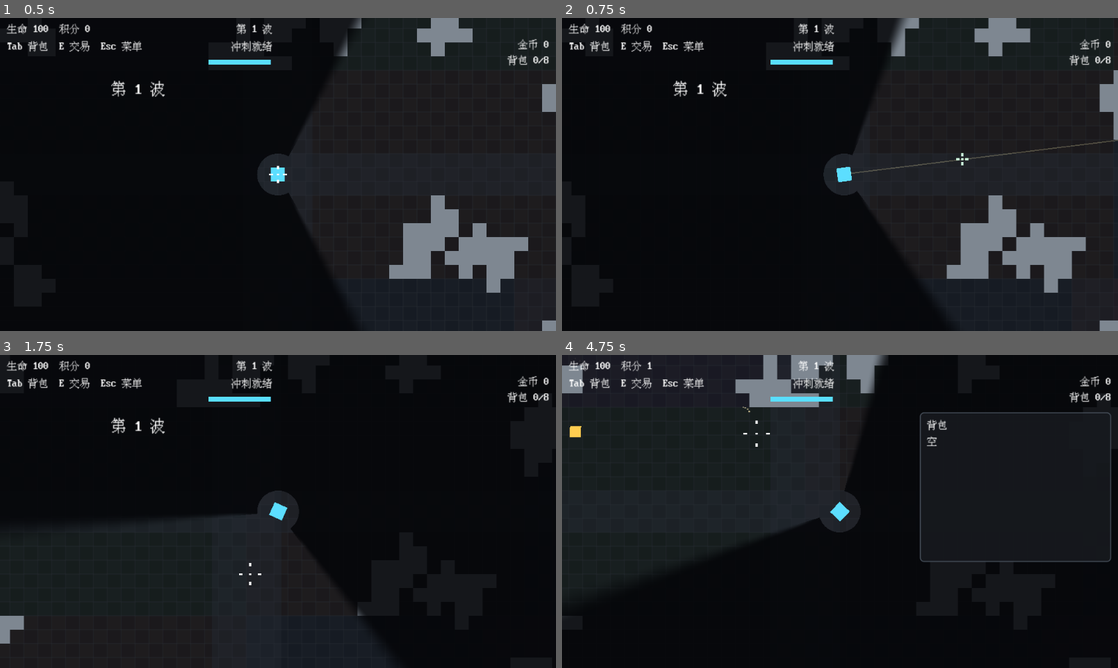
Above: before the commit, frames 1-4 (two rows, left to right).
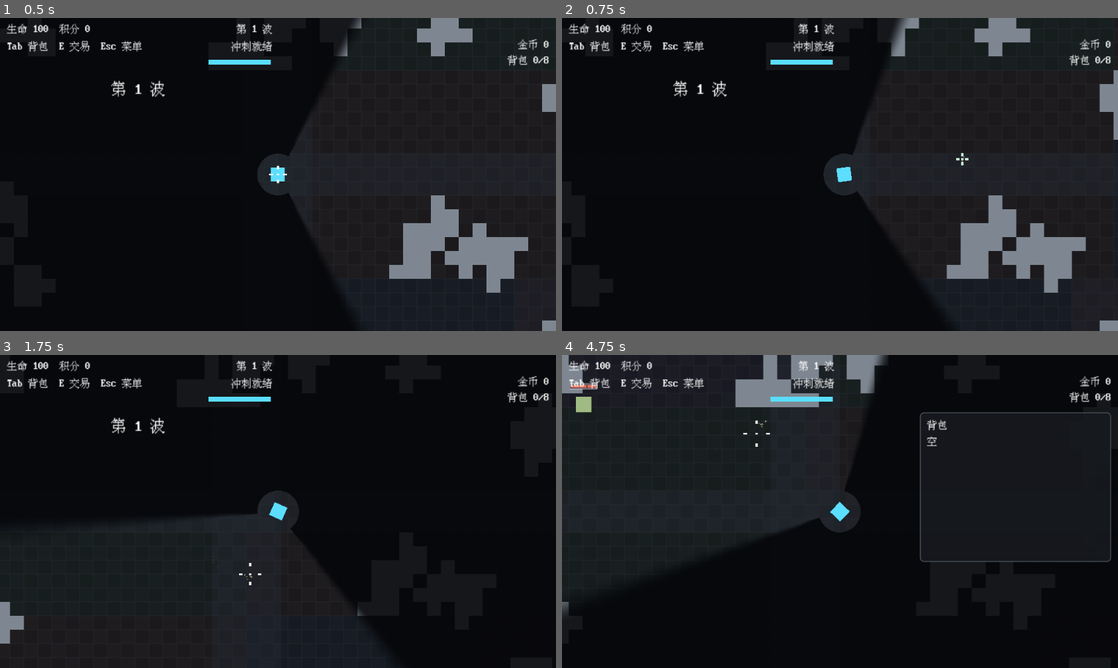
Above: after the commit, the same moments.

Repository: xunx-ii/Simple
Game: Godot game, scene res://scenes/main.tscn
The game is run twice, just before and just after one commit, with the same random seed, the same clock (stepped at 60 frames per second) and the same inputs.
Inputs (mouse positions are in pixels of both pictures, inside the frame that each line leads up to):
- Up to frame 1 (0.5 s): no input
- Up to frame 2 (0.75 s): tap Enter at 0.5 s; move the mouse to (962, 158) at 0.52 s; hold D (move_right) from 0.53 s (still down); hold Right mouse button (aim) from 0.53 s (still down); click (962, 158) at 0.67 s
- Up to frame 3 (1.75 s): release D (move_right) at 1.25 s; release Right mouse button (aim) at 1.25 s; drag from (166, 527) to (250, 574) at 1.27 s
- Up to frame 4 (4.75 s): move the mouse to (895, 442) at 2.02 s; hold D (move_right) 2.03-2.75 s; hold Right mouse button (aim) 2.03-2.75 s; tap Shift (dash) at 2.1 s; click (895, 442) at 2.17 s; drag from (812, 574) to (673, 464) at 2.77 s; move the mouse to (1006, 558) at 3.52 s; hold A (move_left) 3.53-4.25 s; hold Space (shoot) 3.53-4.25 s; click (1006, 558) at 3.67 s; right-click (1006, 558) at 3.8 s; tap Tab (inventory) at 4.15 s; drag from (673, 464) to (756, 433) at 4.27 s

Frame 1 is identical in both runs. In frame 2, 0.2% of the frame differs, in the area x 51-100%, y 38-50%; in frame 3, less than 0.1%; in frame 4, 0.6%, in the area x 0-37%, y 0-84%.

Commit message:
优化武器攻击流程与子弹行为

Diff:
--- a/scripts/actors/bullet.gd
+++ b/scripts/actors/bullet.gd
@@ -8,6 +8,7 @@
 const DEFAULT_COLLISION_MASK := 10
 const DEFAULT_COLOR := Color(1.0, 0.894118, 0.345098, 0.95)
 const DEFAULT_VISUAL_SPEED := 7200.0
+const DEFAULT_IMPACT_RADIUS := 10.0
 
 var direction: Vector2 = Vector2.RIGHT
 var max_range: float = DEFAULT_RANGE
@@ -25,6 +26,9 @@
 var can_hit_player: bool = false
 var can_hit_enemies: bool = true
 var can_hit_covers: bool = true
+var use_target_area_damage: bool = false
+var impact_radius: float = DEFAULT_IMPACT_RADIUS
+var target_position: Vector2 = Vector2.ZERO
 
 @onready var trail: Line2D = $Trail
 
@@ -68,12 +72,19 @@
     can_hit_player = config.get("can_hit_player", false)
     can_hit_enemies = config.get("can_hit_enemies", true)
     can_hit_covers = config.get("can_hit_covers", true)
+    use_target_area_damage = config.get("use_target_area_damage", false)
+    impact_radius = config.get("impact_radius", DEFAULT_IMPACT_RADIUS)
+    target_position = config.get("target_position", global_position + direction * max_range)
 
     if is_node_ready():
         _apply_visuals()
         _fire_hitscan()
 
 func _fire_hitscan() -> void:
+    if use_target_area_damage:
+        _fire_target_area_damage()
+        return
+
     var hit_position: Vector2 = global_position + direction * max_range
     var query := PhysicsRayQueryParameters2D.create(global_position, hit_position)
     query.collision_mask = collision_mask_bits
@@ -88,9 +99,148 @@
     travel_duration = max(beam_target_local.length() / max(visual_speed, 1.0), 0.01)
     trail.points = PackedVector2Array([Vector2.ZERO, Vector2.ZERO])
 
+func _fire_target_area_damage() -> void:
+    var clamped_target: Vector2 = _get_clamped_target_position()
+    var path_result: Dictionary = _apply_path_damage_to_target(clamped_target)
+    var impact_position: Vector2 = path_result.get("impact_position", clamped_target)
+    var impact_normal: Vector2 = path_result.get("impact_normal", (impact_position - global_position).normalized())
+    var hit_instance_ids: Dictionary = path_result.get("hit_instance_ids", {})
+    var blocked: bool = bool(path_result.get("blocked", false))
+
+    if not blocked:
+        var area_collider: Node = _find_target_area_collider(impact_position, hit_instance_ids)
+        if area_collider != null:
+            _apply_hit(area_collider)
+
+    _spawn_hit_spark(impact_position, impact_normal)
+    beam_target_local = impact_position - global_position
+    travel_duration = max(beam_target_local.length() / max(visual_speed, 1.0), 0.01)
+    trail.points = PackedVector2Array([Vector2.ZERO, Vector2.ZERO])
+
+func _get_clamped_target_position() -> Vector2:
+    var target_vector: Vector2 = target_position - global_position
+    if target_vector.length_squared() <= 1.0:
+        return global_position + direction * max_range
+
+    if target_vector.length() <= max_range:
+        return target_position
+
+    return global_position + target_vector.normalized() * max_range
+
+func _apply_path_damage_to_target(target_world_position: Vector2) -> Dictionary:
+    var path_direction: Vector2 = (target_world_position - global_position).normalized()
+    if path_direction == Vector2.ZERO:
+        path_direction = direction
+
+    var ray_start: Vector2 = global_position
+    var excluded_colliders: Array = []
+    var hit_instance_ids: Dictionary = {}
+    var impact_position: Vector2 = target_world_position
+    var impact_normal: Vector2 = (impact_position - global_position).normalized()
+    var blocked: bool = false
+
+    for _index in range(12):
+        var query := PhysicsRayQueryParameters2D.create(ray_start, target_world_position)
+        query.collision_mask = collision_mask_bits
+        query.exclude = excluded_colliders
+        query.collide_with_bodies = true
+        query.collide_with_areas = false
+
+        var hit: Dictionary = get_world_2d().direct_space_state.intersect_ray(query)
+        if hit.is_empty():
+            break
+
+        var collider: Node = hit.get("collider") as Node
+        var hit_position: Vector2 = hit.get("position", target_world_position)
+        if collider == null:
+            ray_start = hit_position + path_direction * 0.5
+            continue
+
+        excluded_colliders.append(collider)
+
+        if can_hit_enemies and collider.is_in_group("enemies") and collider.has_method("take_damage"):
+            var instance_id: int = collider.get_instance_id()
+            if not hit_instance_ids.has(instance_id):
+                _apply_hit(collider)
+                hit_instance_ids[instance_id] = true
+
+            ray_start = hit_position + path_direction * 0.5
+            continue
+
+        if _can_hit_collider(collider):
+            _apply_hit(collider)
+            impact_position = hit_position
+            impact_normal = hit.get("normal", -path_direction)
+            blocked = true
+            break
+
+        ray_start = hit_position + path_direction * 0.5
+
+    return {
+        "impact_position": impact_position,
+        "impact_normal": impact_normal,
+        "blocked": blocked,
+        "hit_instance_ids": hit_instance_ids
+    }
+
+func _find_target_area_collider(impact_position: Vector2, ignored_instance_ids: Dictionary = {}) -> Node:
+    var impact_shape := CircleShape2D.new()
+    impact_shape.radius = impact_radius
+
+    var query := PhysicsShapeQueryParameters2D.new()
+    query.shape = impact_shape
+    query.transform = Transform2D(0.0, impact_position)
+    query.collision_mask = collision_mask_bits
+    query.collide_with_bodies = true
+    query.collide_with_areas = false
+
+    var results: Array = get_world_2d().direct_space_state.intersect_shape(query)
+    var best_collider: Node = null
+    var best_distance: float = INF
+
+    for result_variant in results:
+        if typeof(result_variant) != TYPE_DICTIONARY:
+            continue
+
+        var result: Dictionary = result_variant
+        var collider: Node = result.get("collider") as Node
+        if not _can_hit_collider(collider):
+            continue
+        if ignored_instance_ids.has(collider.get_instance_id()):
+            continue
+
+        var sample_position: Vector2 = impact_position
+        var collider_node := collider as Node2D
+        if collider_node != null:
+            sample_position = collider_node.global_position
+
+        var distance_to_impact: float = sample_position.distance_squared_to(impact_position)
+        if distance_to_impact >= best_distance:
+            continue
+
+        best_distance = distance_to_impact
+        best_collider = collider
+
+    return best_collider
+
+func _can_hit_collider(collider: Node) -> bool:
+    if collider == null:
+        return false
+
+    if can_hit_enemies and collider.is_in_group("enemies") and collider.has_method("take_damage"):
+        return true
+
+    if can_hit_player and collider.is_in_group("player") and collider.has_method("take_hit"):
+        return true
+
+    if can_hit_covers and collider.is_in_group("covers") and collider.has_method("take_damage"):
+        return true
+
+    return false
+
 func _apply_hit(collider_variant: Variant) -> void:
     var collider := collider_variant as Node
-    if collider == null:
+    if not _can_hit_collider(collider):
         return
 
     if can_hit_enemies and collider.is_in_group("enemies") and collider.has_method("take_damage"):
--- a/scripts/actors/player.gd
+++ b/scripts/actors/player.gd
@@ -339,7 +339,11 @@
     if not shoot_pressed:
         return
 
-    var fire_result: Dictionary = current_weapon.try_fire(global_position, aim_direction)
+    var fire_result: Dictionary = current_weapon.try_fire(
+        global_position,
+        aim_direction,
+        get_global_mouse_position()
+    )
     if fire_result.is_empty():
         return
 
--- a/scripts/weapons/machine_gun.gd
+++ b/scripts/weapons/machine_gun.gd
@@ -31,6 +31,8 @@
         "range": 400.0,
         "damage": 1,
         "collision_mask": 10,
+        "use_target_area_damage": true,
+        "impact_radius": 12.0,
         "color": BULLET_COLOR,
         "impact_color": IMPACT_COLOR,
         "width": 1.25,
--- a/scripts/weapons/weapon_base.gd
+++ b/scripts/weapons/weapon_base.gd
@@ -29,14 +29,14 @@
     elif recoil_strength > 0.0:
         recoil_strength = max(recoil_strength - recoil_recovery_rate * delta, 0.0)
 
-func try_fire(origin: Vector2, direction: Vector2) -> Dictionary:
+func try_fire(origin: Vector2, direction: Vector2, target_position: Variant = null) -> Dictionary:
     if cooldown_remaining > 0.0 or direction == Vector2.ZERO:
         return {}
 
     cooldown_remaining = fire_interval
     recoil_recovery_delay_remaining = recoil_recovery_delay
     recoil_strength = min(recoil_strength + recoil_per_shot * _get_recoil_multiplier(), max_recoil_strength)
-    return _build_fire_result(origin, direction.normalized())
+    return _build_fire_result(origin, direction.normalized(), target_position)
 
 func get_recoil_ratio() -> float:
     if max_recoil_strength <= 0.0:
@@ -48,20 +48,35 @@
     var visual_multiplier := _get_visual_spread_multiplier()
     return lerpf(crosshair_base_scale * visual_multiplier, crosshair_max_scale * visual_multiplier, get_recoil_ratio())
 
-func _build_fire_result(origin: Vector2, direction: Vector2) -> Dictionary:
+func _build_fire_result(origin: Vector2, direction: Vector2, target_position: Variant = null) -> Dictionary:
     return {
-        "projectiles": [_build_projectile(origin, direction)],
+        "projectiles": [_build_projectile(origin, direction, target_position)],
         "player_kick": _get_player_kick() * _get_player_kick_multiplier(),
         "camera_shake": _get_camera_shake() * _get_camera_shake_multiplier()
     }
 
-func _build_projectile(origin: Vector2, direction: Vector2) -> Dictionary:
+func _build_projectile(origin: Vector2, direction: Vector2, target_position: Variant = null) -> Dictionary:
     var spread_angle_radians: float = deg_to_rad(_sample_spread_degrees() * _get_spread_multiplier())
-    var shot_direction := direction.rotated(spread_angle_radians).normalized()
+    var bullet_config: Dictionary = _build_bullet_config()
+    var projectile_range: float = float(bullet_config.get("range", 320.0))
+    var base_direction: Vector2 = direction
+    var raw_target_vector: Vector2 = Vector2.ZERO
+    var has_target_position: bool = target_position is Vector2
+    if has_target_position:
+        raw_target_vector = (target_position as Vector2) - origin
+        if raw_target_vector.length_squared() > 1.0:
+            base_direction = raw_target_vector.normalized()
+
+    var shot_direction: Vector2 = base_direction.rotated(spread_angle_radians).normalized()
+    var projectile_origin: Vector2 = origin + shot_direction * muzzle_distance
+    if has_target_position:
+        var target_distance: float = minf(raw_target_vector.length(), projectile_range)
+        bullet_config["target_position"] = origin + shot_direction * target_distance
+
     return {
-        "origin": origin + shot_direction * muzzle_distance,
+        "origin": projectile_origin,
         "direction": shot_direction,
-        "config": _build_bullet_config()
+        "config": bullet_config
     }
 
 func _sample_spread_degrees() -> float:
